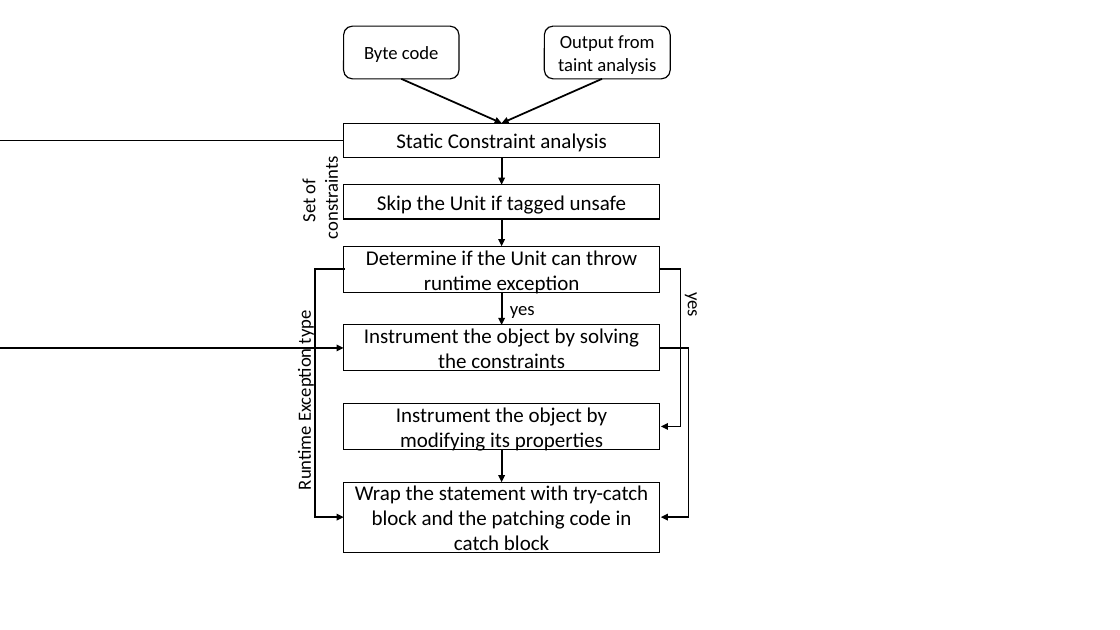
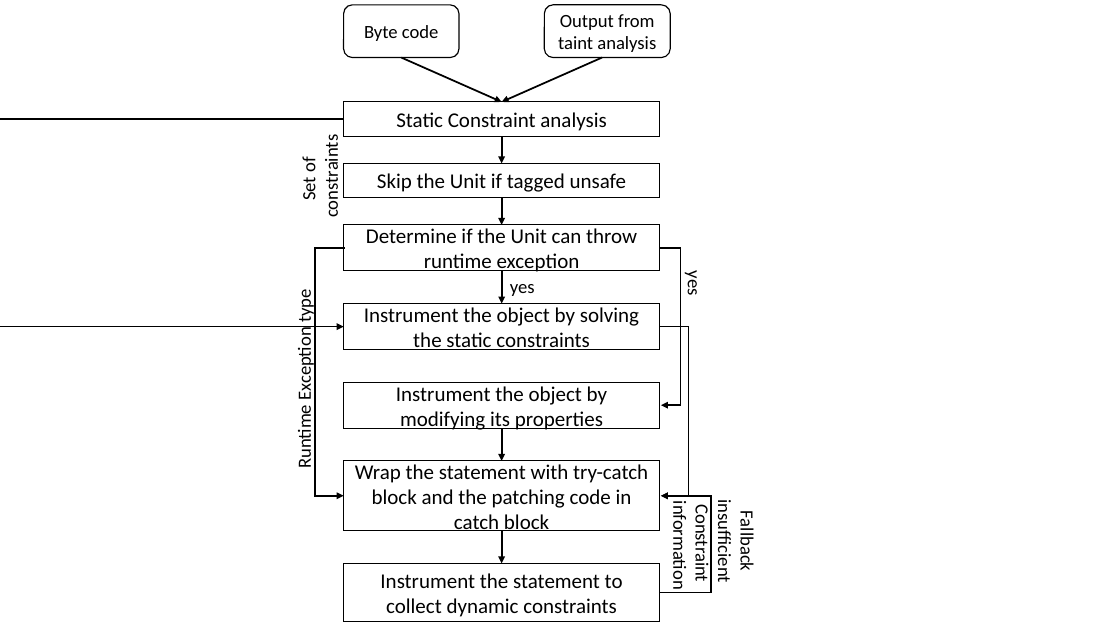
Before and after one commit to aritradhar/FSE2015, a slide deck: slide 8 of images/ArrayIndex.pptx. Drawn at 1120x630 pixels with LibreOffice and Linux fonts; fonts in the diff are those of the drawing. Boxes give left, top, right and bottom in pixels: in the first picture for what was removed or moved away, otherwise in the second. Text is boxed around its words. In the diff, an @@ line names an element or a change of style, - is before the commit and + after.

```diff
--- a/images/ArrayIndex.pptx
+++ b/images/ArrayIndex.pptx
@@ 6 rectangles, 6 arrows, 4 texts, 4 elbow arrows, 2 rounded rectangles: place and size @@
-6 rectangles, 6 arrows, 4 texts, 4 elbow arrows, 2 rounded rectangles at [293,26,706,552]
+6 rectangles, 6 arrows, 4 texts, 4 elbow arrows, 2 rounded rectangles at [293,5,706,531]
@@ text in rectangle at [364,307,639,350]: text changed @@
-Instrument the object by solving the constraints
+Instrument the object by solving the static constraints
@@ elbow arrow added from (660, 592) to (661, 496), #000000 1.5 pt @@
@@ text added at [668,507,759,588], 16 pt, text #000000 @@
+Fallback
+insufficient
+Constraint
+information
@@ arrow added from (502, 531) to (502, 564), #000000 1.5 pt @@
@@ rectangle added at [344,564,660,622], fill #FFFFFF, outline #000000 1 pt, 18 pt, text #000000 @@
+Instrument the statement to collect dynamic constraints
```
Also in this commit, not shown: 4 other files.
